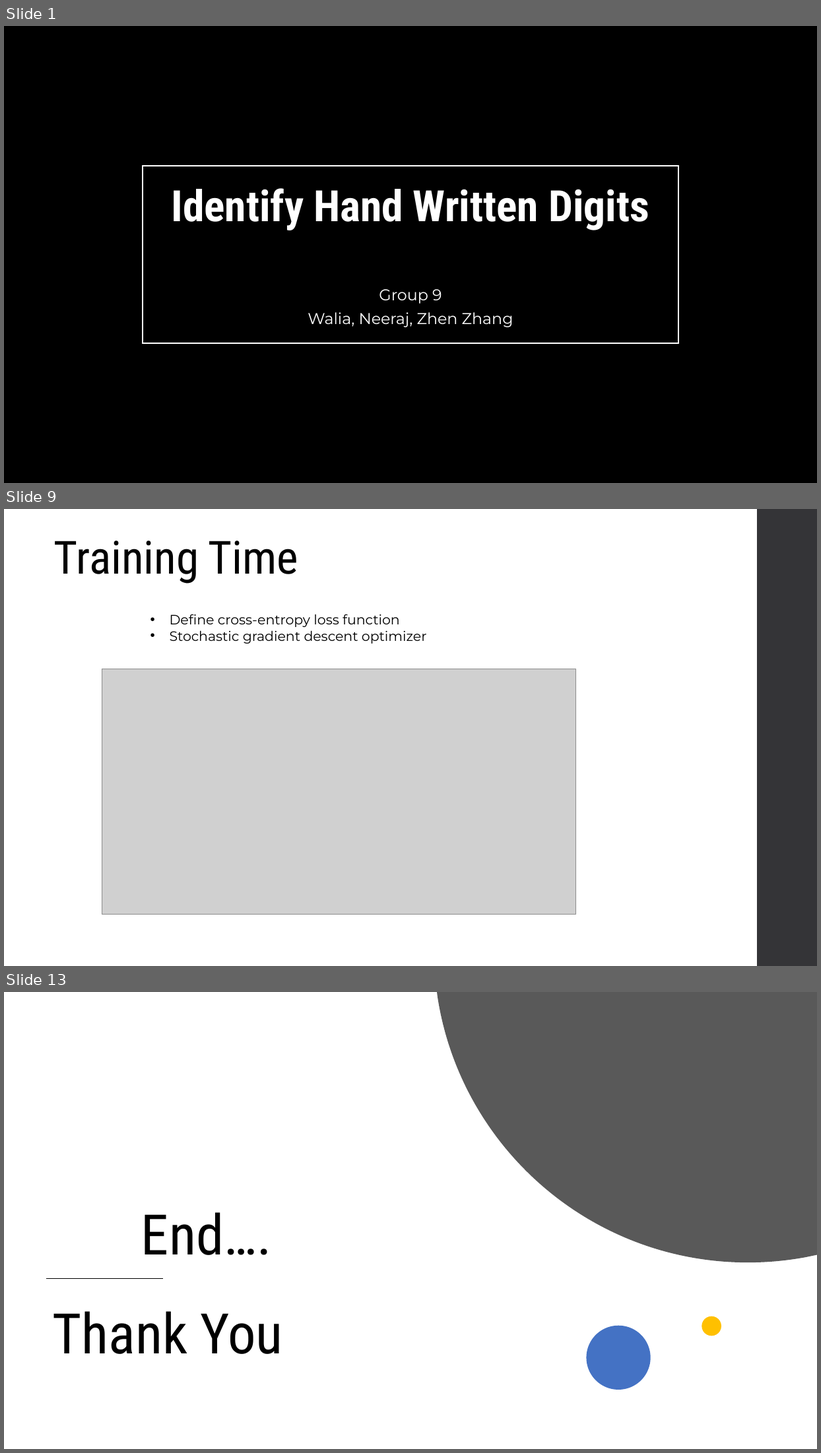
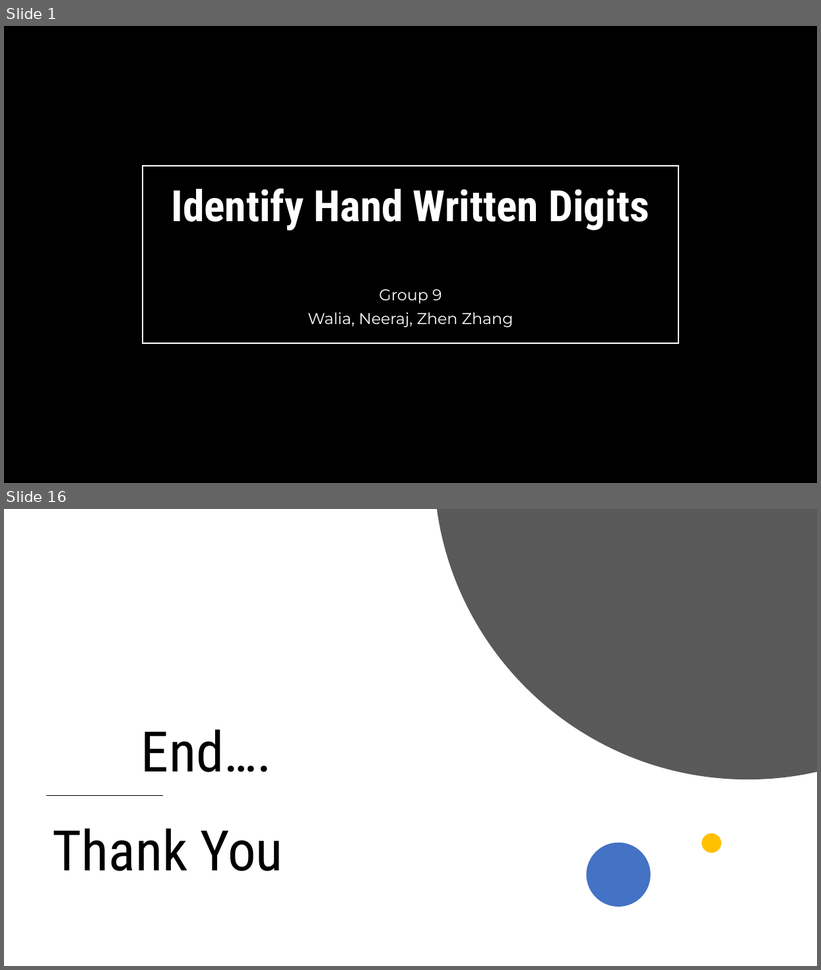
Before and after one commit to evazhang720/Final-Group-8, a slide deck: Final-Group-Presentation/ML2 - Final Project-Slice.pptx. Shown one above the other, each under a label of ours: slides 1, 9 and 13 before the commit, slides 1 and 16 after it; the slides between them are not shown. The pictures are 821x1453 and 821x970 pixels, drawn with LibreOffice and Linux fonts; fonts in the diff are those of the drawing; grey boxes stand for pictures; background and template pictures are left out. Boxes give left, top, right and bottom in pixels: in the first picture for what was removed or moved away, otherwise in the second. Text is boxed around its words. In the diff, an @@ line names an element or a change of style, - is before the commit and + after.

```diff
--- a/Final-Group-Presentation/ML2 - Final Project-Slice.pptx
+++ b/Final-Group-Presentation/ML2 - Final Project-Slice.pptx
@@ slide 9 removed at [4,509,817,966], background #FFFFFF @@
@@ rectangle removed at [757,509,817,966] @@
@@ text removed at [54,541,298,584] @@
-Training Time
@@ text removed at [170,614,427,644] @@
-• Define cross-entropy loss function
-• Stochastic gradient descent optimizer
@@ picture removed at [102,669,576,915] @@
@@ what was slide 13 is now slide 16 @@
```
Also in this commit, not shown: 9 slides changed, 5 slides added, 1 other slide removed.
